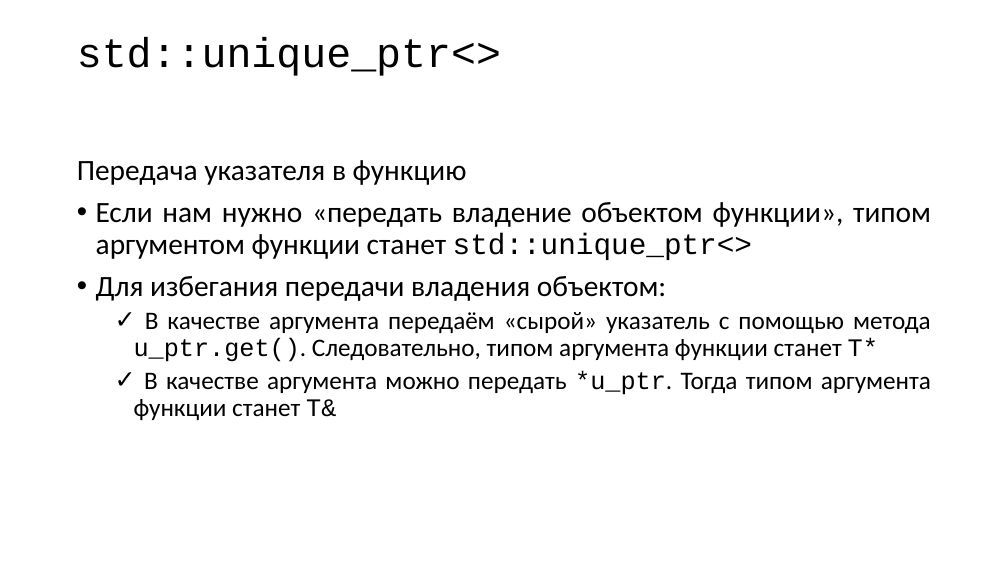
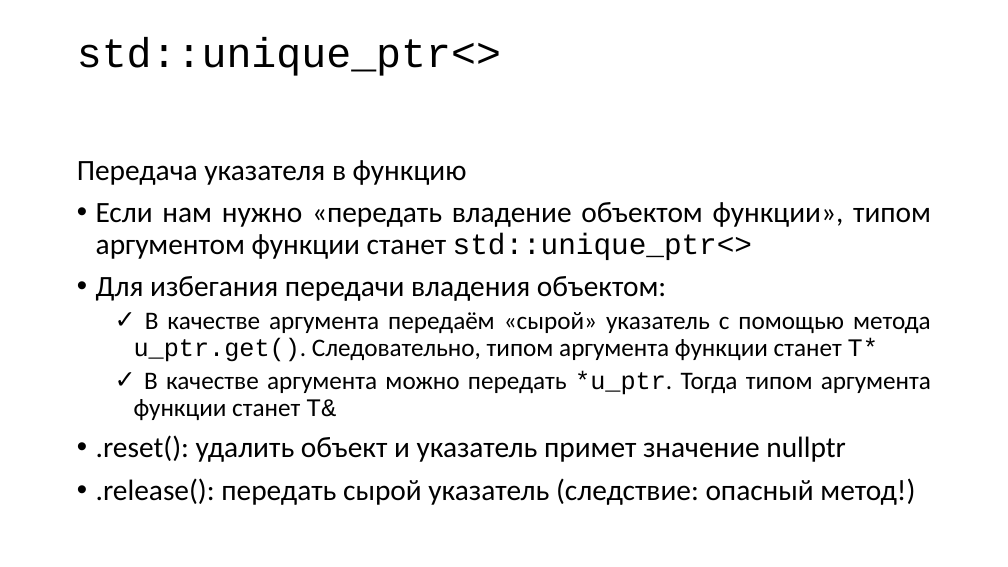
Before and after one commit to variichrodion/BV-521-OOP-C-, a slide deck: slide 4 of Умные указатели/Умные указатели-2.pptx. Drawn at 1008x567 pixels with LibreOffice and Linux fonts; fonts in the diff are those of the drawing. Boxes give left, top, right and bottom in pixels: in the first picture for what was removed or moved away, otherwise in the second. Text is boxed around its words. In the diff, an @@ line names an element or a change of style, - is before the commit and + after.

```diff
--- a/Умные указатели/Умные указатели-2.pptx
+++ b/Умные указатели/Умные указатели-2.pptx
@@ text at [96,435,915,505]: paragraphs added @@
+• .reset(): удалить объект и указатель примет значение nullptr
+• .release(): передать сырой указатель (следствие: опасный метод!)
```
Also in this commit, not shown: 1 other slide changed, 4 slides added.
